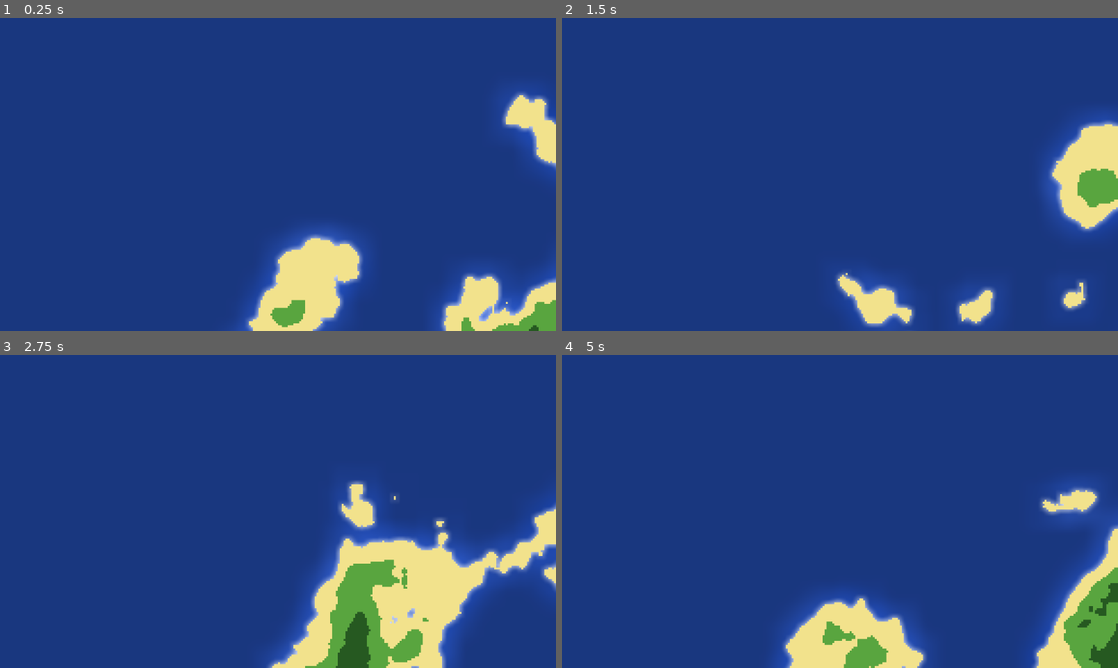
Above: before the commit, frames 1-4 (two rows, left to right).
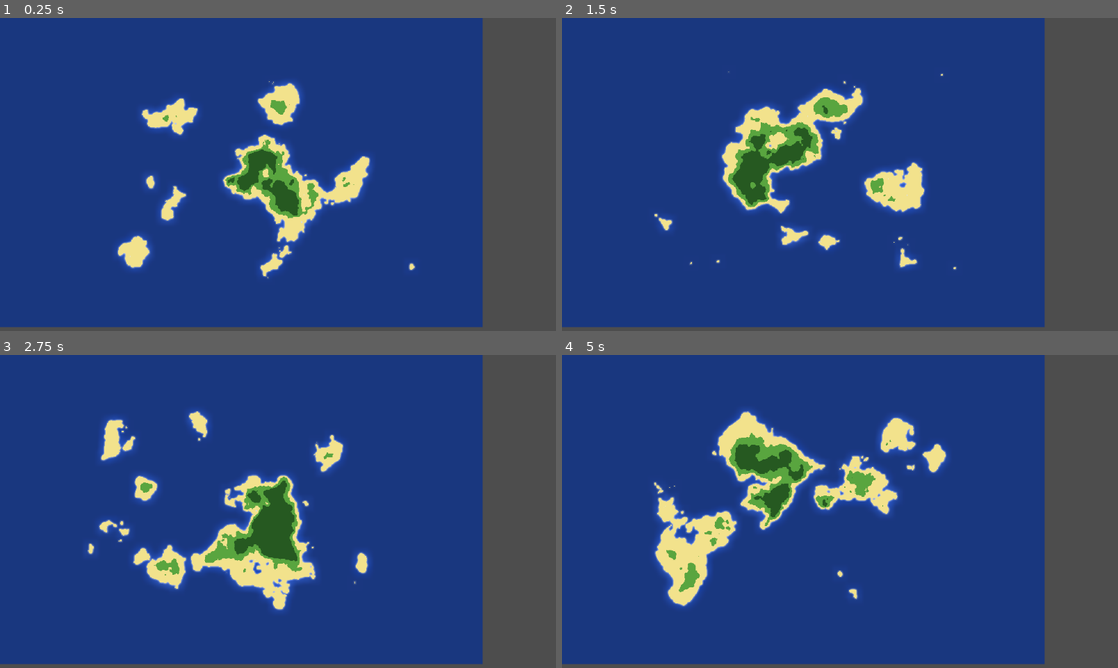
Above: after the commit, the same moments.

Repository: jhaakma/island-generator
Game: Godot game, scene res://Scenes/Main/Main.tscn
Same seed, same stepped clock (60 frames per second), same inputs: the game is played once before the commit and once after it.
Inputs:
- Up to frame 1 (0.25 s): no input
- Up to frame 2 (1.5 s): tap Enter (ui_accept) at 0.5, 0.77, 1.25 s
- Up to frame 3 (2.75 s): tap Enter (ui_accept) at 1.52, 2 s
- Up to frame 4 (5 s): tap Enter (ui_accept) at 2.75, 3.02, 3.5, 3.77, 4.25, 4.52 s

The runs differ from the first frame. In frame 1, 28% of the frame differs, in the area x 0-100%, y 0-100%; in frame 2, 25%; in frame 3, 37%; in frame 4, 30%.

Commit message:
Fix rendering issues when using non-square island dimensions

Diff:
--- a/IslandGeneration/island_generator.gd
+++ b/IslandGeneration/island_generator.gd
@@ -28,21 +28,23 @@
 
     var img := Image.create(island_size.x, island_size.y, false, Image.FORMAT_RGBA8)
     var center := island_size / 2
-    var max_dist: int = min(center.x, center.y)
+    var max_x = center.x
+    var max_y = center.y
 
     for y in island_size.y:
         for x in island_size.x:
             var pos = Vector2i(x, y)
-            var dist = (pos - center).length()
-            var normalized_dist = dist / max_dist if max_dist > 0 else 0
+            var dx = abs(pos.x - center.x) / float(max_x) if max_x > 0 else 0
+            var dy = abs(pos.y - center.y) / float(max_y) if max_y > 0 else 0
+            var normalized_dist = max(dx, dy) # Rectangle falloff
 
             var base_height = noise.get_noise_2d(x, y)
             var detail_height = noise_detail.get_noise_2d(x, y)
             var height = base_height + (detail_height * noise_weight_detail)
-            if max_dist > 0:
+            if max_x > 0 and max_y > 0:
                 height *= pow(1 - normalized_dist, 1 + center_bias)
             height += height_adjustment * 0.01
-            if dist > max_dist:
+            if normalized_dist > 1.0:
                 height = 0
 
             var color: Color
--- a/IslandGeneration/island_renderer.gd
+++ b/IslandGeneration/island_renderer.gd
@@ -12,8 +12,6 @@
 var collision_polygons: Array[CollisionPolygon2D]
 
 func _ready():
-    if data_generator == null:
-        data_generator = IslandGenerator.new()
     generate_island()
 
 func generate_island():
--- a/Scenes/Main/Main.tscn
+++ b/Scenes/Main/Main.tscn
@@ -15,23 +15,25 @@
 
 [sub_resource type="Resource" id="Resource_island_gen"]
 script = ExtResource("4_map")
-island_size = Vector2i(512, 512)
+island_size = Vector2i(256, 128)
 noise_scale = 128.0
 noise_scale_detail = 32.0
 noise_weight_detail = 0.15
 starting_seed = -1
 land_heights = SubResource("Resource_i3fi7")
-center_bias = 0.0
+center_bias = 1.0
 height_adjustment = 5.0
 
 [node name="Main" type="Node2D"]
 script = ExtResource("1_qtv3y")
+island_size = Vector2i(800, 512)
 
 [node name="Water" parent="." instance=ExtResource("2_i3fi7")]
+water_size = Vector2(256, 128)
 
 [node name="IslandRenderer" parent="." instance=ExtResource("2_cmk6n")]
 data_generator = SubResource("Resource_island_gen")
 
 [node name="Camera2D" type="Camera2D" parent="."]
 anchor_mode = 0
-zoom = Vector2(4, 4)
+zoom = Vector2(1.25, 1.25)
--- a/Scenes/Main/main.gd
+++ b/Scenes/Main/main.gd
@@ -3,14 +3,18 @@
 @onready var water: Water = $Water
 @onready var island_renderer: IslandRenderer = $IslandRenderer
 
+@export var island_size: Vector2i = Vector2i(256, 256)
+
 func _ready():
     # Connect the signal to handle island generation
     island_renderer.connect("island_generated", _on_island_generated)
 
+    water.set_size(island_size)
+    island_renderer.data_generator.island_size = island_size
+
     # Start the island generation process
     island_renderer.generate_island()
 
-    water.water_size = island_renderer.data_generator.island_size
 
 func _on_island_generated(texture: Texture2D, _collision_polygons: Array[CollisionPolygon2D]) -> void:
     water.update_island_texture(texture)
